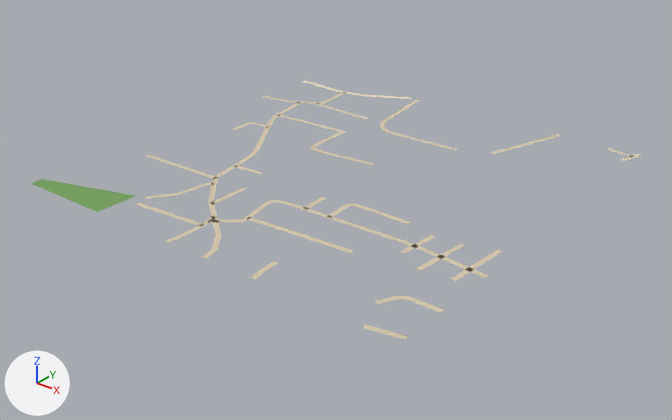
A saved change to the glTF model public/assets/bengaluru-region-v1/tiles/t38_-6-l0.glb.
The view is the same before and after, from a camera (50 mm lens) standing at (19852.0, -3524.0, 424.0) and looking at (19252.0, -2774.0, -41.0). The axes (+X, +Y, +Z) are drawn at lower left. The lights are the same throughout. The picture after the commit comes second.

The scene before the commit, as lines of its bpy script (objects in view):
```python
me_ground = bpy.data.meshes.new('ground')
me_ground.from_pydata(...)  # 333 vertices, 275 faces; spans x -1.0..501.0, y -3.0..504.0, z 1.0
me_ground.materials.append(mat_ground)
# before: 211 (382.0, 482.0, 1.0) at pixel (546, 137), 212 (387.0, 480.0, 1.0) at pixel (550, 138), 213 (387.0, 501.0, 1.0) at pixel (557, 134), 214 (392.0, 499.0, 1.0) at pixel (561, 135), 329 (487.0, 489.0, 1.0) at pixel (630, 156)
# before: 330 (492.0, 488.0, 1.0) at pixel (634, 157), 331 (490.0, 501.0, 1.0) at pixel (636, 153), 332 (495.0, 499.0, 1.0) at pixel (641, 155)
ob_ground = bpy.data.objects.new('ground', me_ground)
ob_ground.location = (19000.0, -3000.0, 0.0)
```
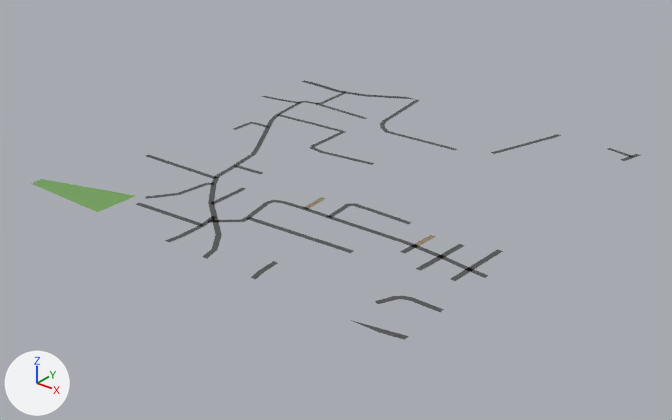
Changed parts and their boxes (x1, y1, x2, y2) in the pictures (672 x 420 px; the box of a moved part takes in the faces that stretch with it):
part 1 of me_ground, rebuilt (28% wider, 24% taller)
    before: (363, 324, 408, 340)
    after: (351, 320, 409, 340)
part 2 of me_ground, moved or reshaped
    both: (203, 96, 444, 312)
part 3 of me_ground, moved or reshaped
    both: (547, 134, 640, 158)
part 4 of me_ground, recoloured
    both: (135, 80, 635, 304)

The change, as a diff of the scene's bpy script:
```diff
--- a/public/assets/bengaluru-region-v1/tiles/t38_-6-l0.glb.py
+++ b/public/assets/bengaluru-region-v1/tiles/t38_-6-l0.glb.py
@@ me_ground @@
 # used by ob_ground; location = (19000.0, -3000.0, 0.0)
 # verts and faces of me_ground; kept vertices keep their numbers, new ones are numbered from 333
-me_ground.from_pydata(...)  # 333 vertices, 275 faces; spans x -1.0..501.0, y -3.0..504.0, z 1.0
+me_ground.from_pydata(...)  # 335 vertices, 277 faces; spans x 0.0..500.0, y 0.0..500.0, z 1.0
+# me_ground part 1: the loose piece of 4 vertices spanning x 462.0..501.0, y -3.0..11.0, z 1.0 is rebuilt with 6 vertices and now spans x 447.0..500.0, y 0.0..11.0, z 1.0
+# me_ground part 2
+# 6 vertices are removed from x 165.0..468.0, y 1.0..504.0, z 1.0
+# 12 faces are deleted
+# 3 vertices in x 245.0..312.0, y 1.0..175.0, z 1.0 move by (0.0, -1.0, 0.0)
+# 12 vertices move from x -1.0..334.0, y -1.0..436.0, z 1.0 to x 0.0..340.0, y 0.0..438.0, z 1.0
+# 6 vertices are added at (158.0, 500.0, 1.0), (334.0, 0.0, 1.0), (469.0, 57.0, 1.0), (184.0, 472.0, 1.0), (178.0, 471.0, 1.0), (175.0, 500.0, 1.0)
+# 12 new faces join them
+# me_ground part 3
+delete_vertices([213, 331])  # with the faces that use them
+verts[214] = (386.0, 500.0, 1.0)  # moved, pixel (557, 134)
+verts[332] = (489.0, 500.0, 1.0)  # moved, pixel (636, 153)
+verts[335] = (393.0, 500.0, 1.0)  # pixel (561, 135)
+verts[340] = (496.0, 500.0, 1.0)  # pixel (641, 155)
+faces += [(212, 335, 214), (330, 340, 332)]
+# me_ground part 4: 247 kept faces spanning x 0.0..500.0, y 0.0..500.0, z 1.0 get new vertex colours; the middle colour goes from beige #d7c9ae to dark grey #535556
 me_ground.materials.append(mat_ground)
```
